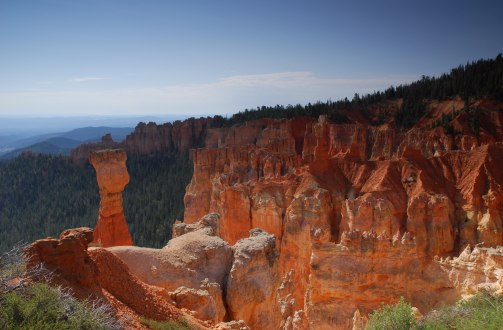
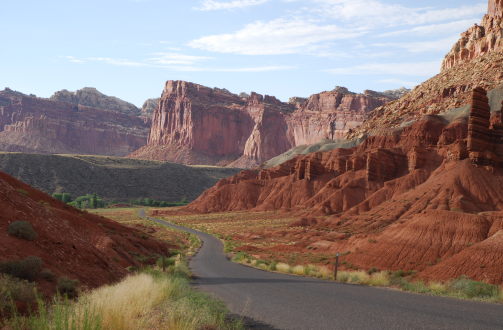
Layered file, before and after one edit (503 × 330). Changes by layer:
renamed "Calque Copié" to "Pasted Layer#1", painted on it over [0, 0, 503, 330]
renamed "Version 0.9.4" to "Version 0.9.5", painted on it over [100, 312, 203, 324]
